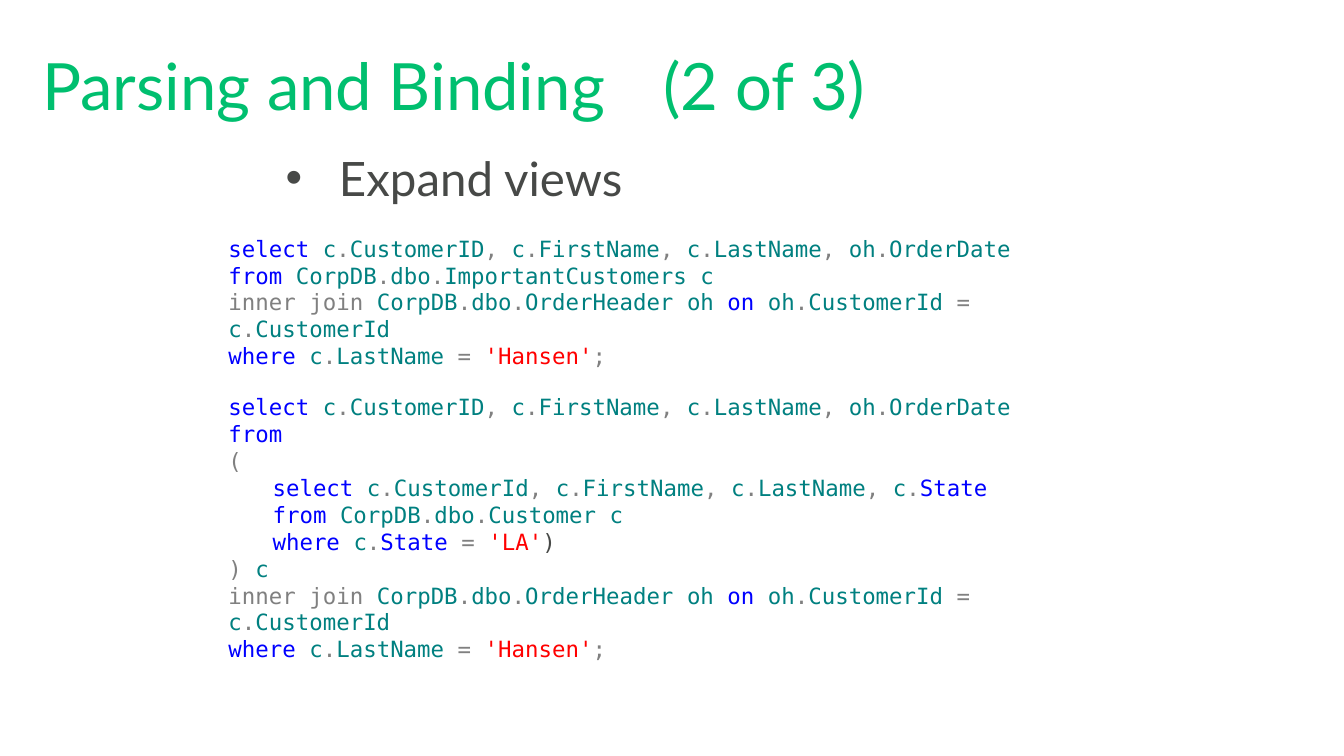
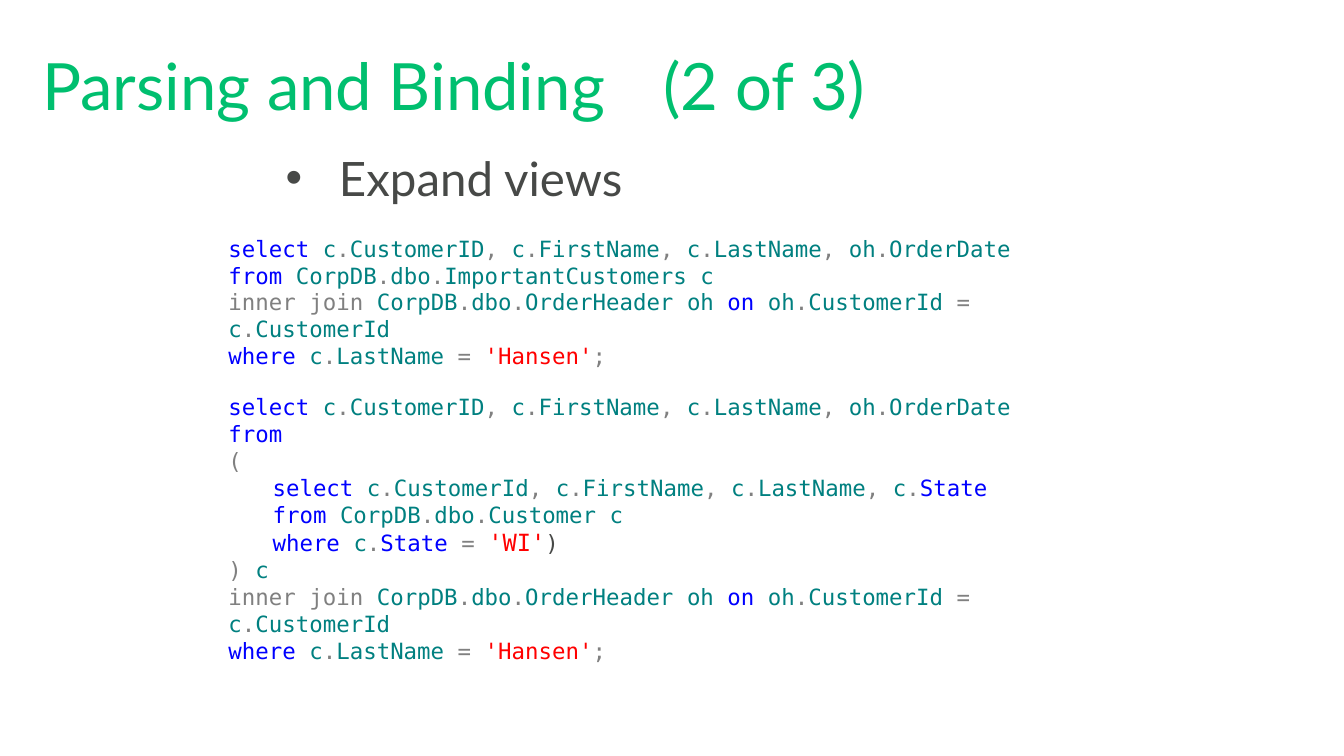
Before and after one commit to tf3604/OptimizerPresentation, a slide deck: slide 27 of Optimizer.pptx. Drawn at 1344x756 pixels with LibreOffice and Linux fonts; fonts in the diff are those of the drawing; background and template pictures are left out. Boxes give left, top, right and bottom in pixels: in the first picture for what was removed or moved away, otherwise in the second. Text is boxed around its words. In the diff, an @@ line names an element or a change of style, - is before the commit and + after.

```diff
--- a/Optimizer.pptx
+++ b/Optimizer.pptx
@@ text at (273,533,545,552): text changed @@
-  where c.State = 'LA')
+  where c.State = 'WI')
```
Also in this commit, not shown: 14 other slides changed.
